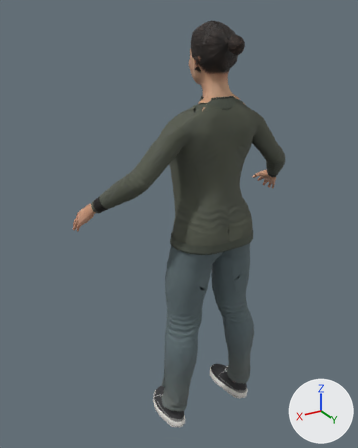
Renders of the glTF model tools/storyrun/test-packs/sf2040/nina.glb from each side of a commit.
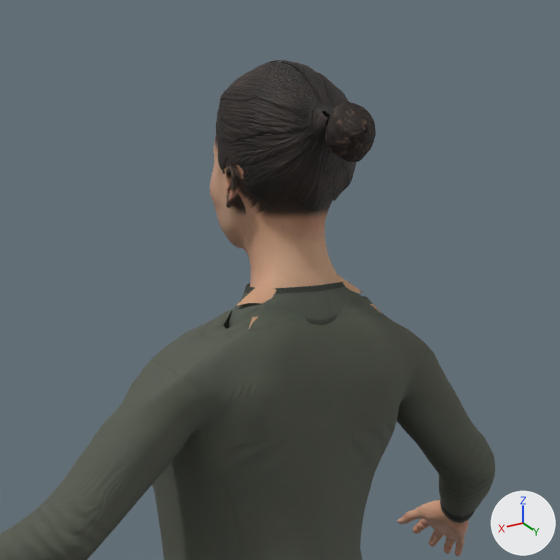
The first picture shows the older version from a 50 mm lens placed at (1.07, 1.488, 1.764), pointed at (0.074, -0.171, 0.934). The close-ups show the older and then the newer version on the part from 33% to 86% of the width and 0% to 42% of the height of that picture. Only the edits that show in the close-ups are written down. The axes (+X, +Y, +Z) are drawn at lower right. The lights are the same throughout. Where no turn or scale is listed for an object, it has been applied to the vertices. Vertices at exactly the same position are counted once.

The first close-up shows 'Mesh_0', 'hair-bun', 'pack', 'uniform', 'uniform-collar'.
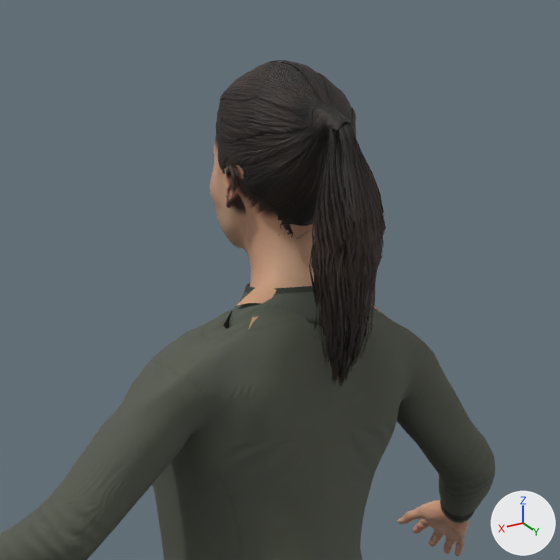
Location of each change, (x1, y1, x2, y2) in pixels of the close-ups (560 x 560 px):
'pack', reshaped (21% wider, 116% taller): before (216, 60, 356, 212); after (216, 60, 386, 389)
'hair-bun', deleted: before (325, 102, 376, 162)
part 1 of me_mesh_1, added: after (268, 110, 386, 389)

What the commit changed:
me_mesh_1 is used by ob_pack; location (0.0, 0.0, 0.045).
me_mesh_1 had 1225 vertices, 1763 faces and spanned x -0.081..0.078, y -0.138..0.054, z 1.521..1.688.
me_mesh_1 now has 8400 vertices, 11806 faces and spans x -0.081..0.078, y -0.138..0.123, z 1.311..1.688.
me_mesh_1 part 1: 7175 vertices added at x -0.057..0.059, y -0.026..0.123, z 1.311..1.632.
Object 'hair-bun' (ob_hair_bun) is deleted.
